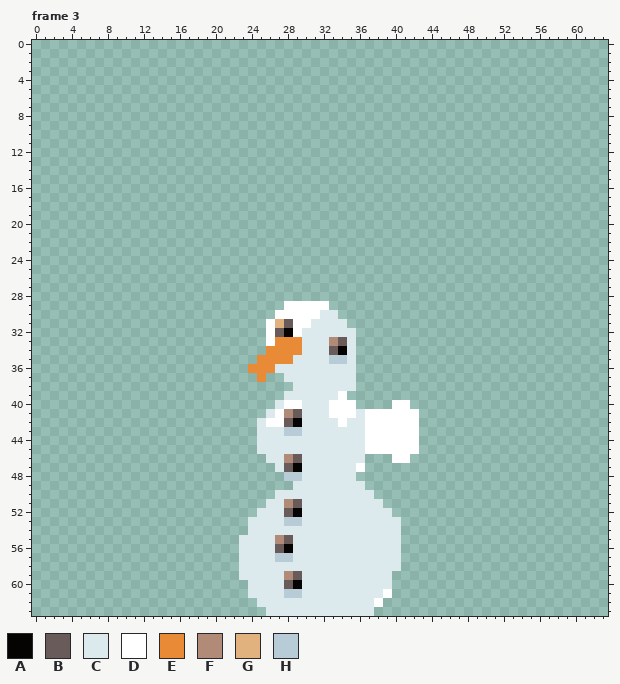
One commit to this pixel-art file: assets/decoration/snowmanpunch.aseprite. The picture above was drawn from the file before the commit.
64x64 pixels, 8 frames. Shown: frame 3. The commit also changed other frames, which this record leaves out.
Palette (. is transparent): A #050403  B #695b59  C #dceaee  D #ffffff  E #e88a36  F #b28b78  G #e2b27e  H #b8ccd8
Pixels before, frame 3 (only the part around the change), first column x 14:
24 ..................................
25 ..................................
26 ..................................
27 ..................................
28 ..................................
29 ..............DDDDD...............
30 .............DDDDDCC..............
31 ............DGBDDCCCC.............
32 ............DBADCCCCCC............
33 ............DEEECCCFBC............
34 ............EEEECCCBAC............
35 ...........EEEECCCCHHC............
36 ..........EEECCCCCCCCC............
37 ...........E..CCCCCCCC............
38 ...............CCCCCCC............
39 ..............CCCCCCD.............
40 .............CDDCCCDDD....DD......
41 ............CDFBCCCDDDCDDDDDD.....
42 ...........CDDBACCCCDCCDDDDDD.....
43 ...........CCCHHCCCCCCCDDDDDD.....
44 ...........CCCCCCCCCCCCDDDDDD.....
45 ...........CCCCCCCCCCCCDDDDDD.....
46 ............CCFBCCCCCCC...DD......
47 .............CBACCCCCCD...........
48 ..............HHCCCCCC............
49 ...............CCCCCCCC...........
50 .............CCCCCCCCCCC..........
51 ............CCFBCCCCCCCCC.........
52 ...........CCCBACCCCCCCCCC........
53 ..........CCCCHHCCCCCCCCCCC.......
54 ..........CCCCCCCCCCCCCCCCC.......
55 .........CCCCFBCCCCCCCCCCCC.......
56 .........CCCCBACCCCCCCCCCCC.......
57 .........CCCCHHCCCCCCCCCCCC.......
58 .........CCCCCCCCCCCCCCCCCC.......
59 .........CCCCCFBCCCCCCCCCC........
60 ..........CCCCBACCCCCCCCCC........
61 ..........CCCCHHCCCCCCCCCD........
62 ...........CCCCCCCCCCCCCD.........
63 ............CCCCCCCCCCCC..........
After the commit:
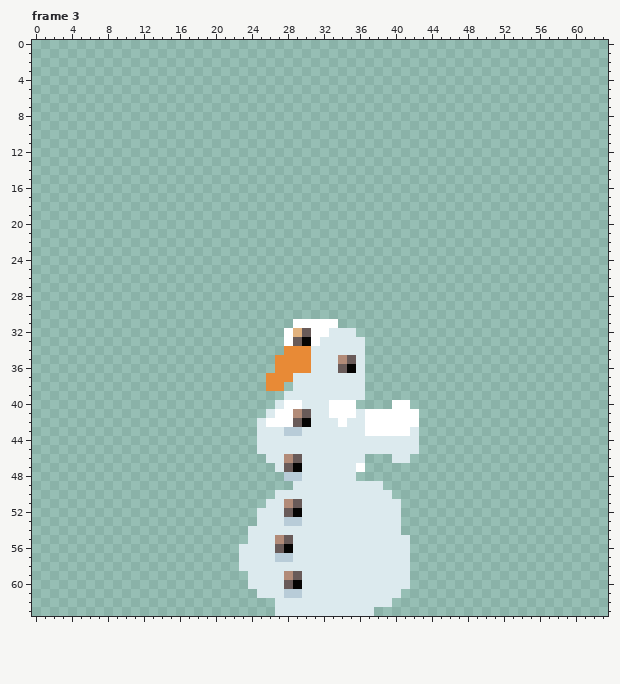
From old to new:
Changed rows in their new state; - is an unchanged pixel.
Frame 3, layer "Layer":
first column x 23:
29 -----.....----------
30 ----.......---------
31 ---...--DDD.--------
32 ---..DGBDD----------
33 ---..DBAD-CC-C------
34 ---..--E--CC-C------
35 --..--EE--CFBC------
36 -...EEEE---BAC------
37 --.EEE-------C------
38 ---EE--------C------
39 -----------CCC------
41 -----DFB------------
42 -----DBA------------
43 -------------------C
44 --------------CCCCCC
45 --------------CCCCCC
46 -----------------CC-
49 --------------CC----
50 ---------------CC---
51 ----------------CC--
52 -----------------C--
53 -.------------------
55 .-----------------C-
56 ------------------C-
57 ------------------C-
58 ------------------C-
59 .----------------CC-
60 -----------------CC-
61 -.--------------CC--
62 --..-----------CC---
63 ---.----------------
Boxes around the changes in both pictures, in picture pixels (x1, y1, x2, y2):
changed: (239, 301, 419, 616)
